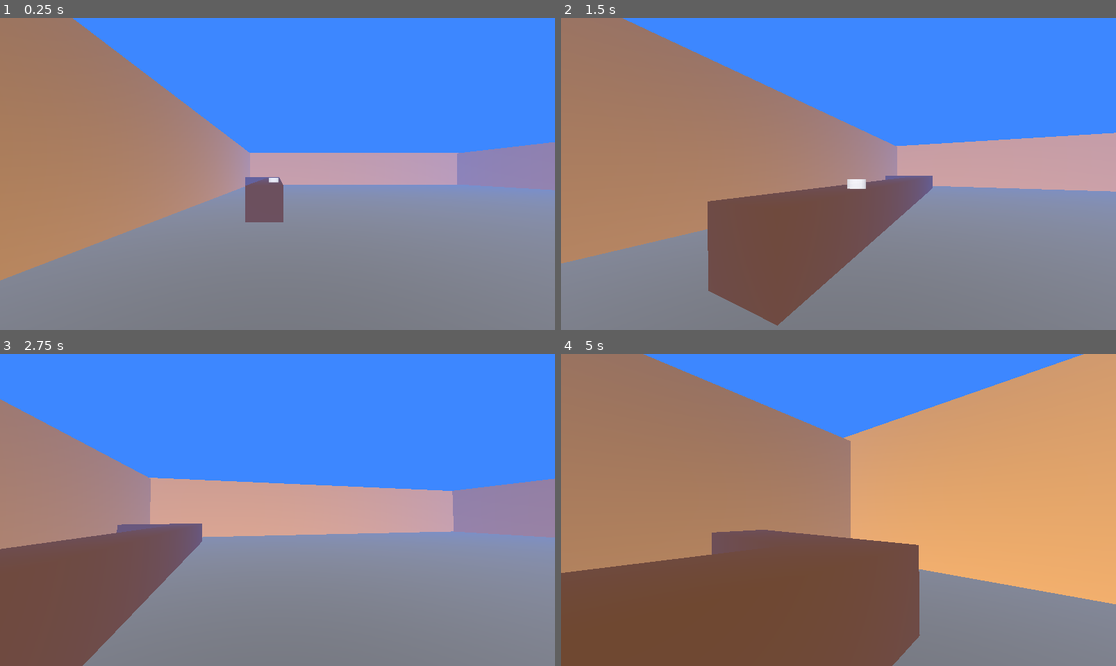
Above: before the commit, frames 1-4 (two rows, left to right).
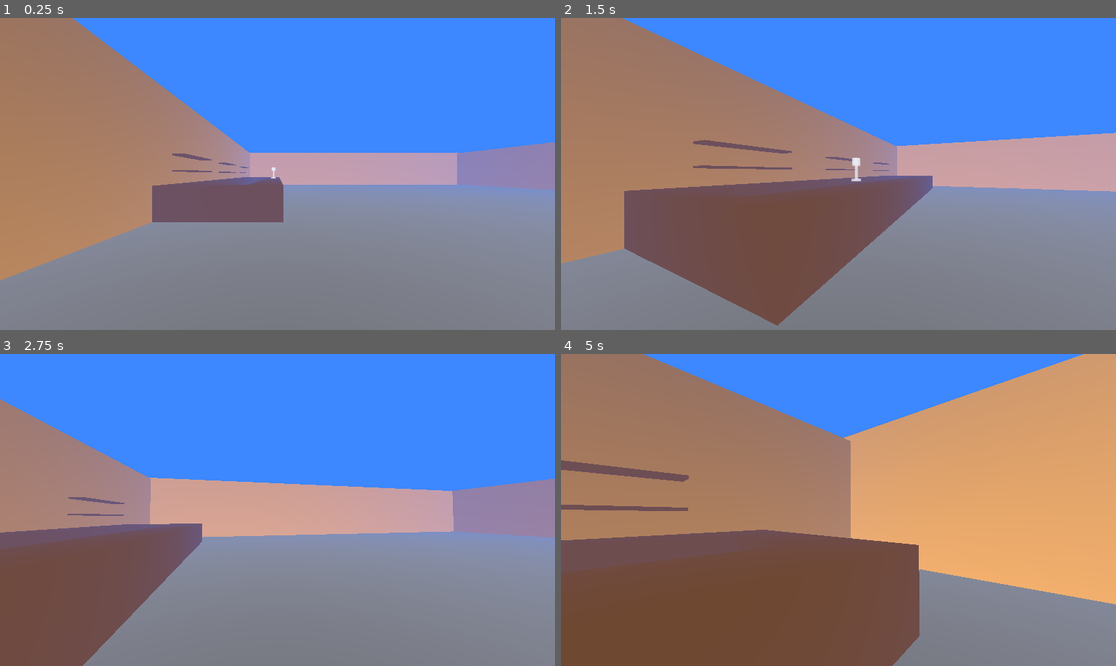
Above: after the commit, the same moments.

Repository: JoshuaThai/road-jam
Game: Godot game, scene res://Scenes/bar.tscn
Two runs of this game, one before a commit and one after it. Both use one fixed random seed, a clock stepped at 60 frames per second and the inputs below.
Inputs (mouse positions are in pixels of both pictures, inside the frame that each line leads up to):
- Up to frame 1 (0.25 s): no input
- Up to frame 2 (1.5 s): tap Enter at 0.5 s; move the mouse to (866, 174) at 0.52 s; hold W (move_up) from 0.53 s (still down); tap Space at 0.77 s; move the mouse to (810, 174) at 1.27 s
- Up to frame 3 (2.75 s): keep holding W (move_up); tap Space at 1.52 s; move the mouse to (288, 503) at 2.02 s
- Up to frame 4 (5 s): keep holding W (move_up); move the mouse to (832, 516) at 2.77 s; tap Space at 3.02, 3.77, 4.52 s; move the mouse to (877, 513) at 3.52 s; move the mouse to (794, 506) at 4.27 s

The runs differ from the first frame. In frame 1, 2.4% of the frame differs, in the area x 27-51%, y 43-66%; in frame 2, 5.5%, in the area x 11-60%, y 38-88%; in frame 3, 1.0%; in frame 4, 3.3%.

Commit message:
Worked on bar scene

Diff:
--- /dev/null
+++ b/BarObjects/table.tscn
@@ -0,0 +1,35 @@
+[gd_scene load_steps=2 format=3 uid="uid://c23xx8l0aiqk1"]
+
+[ext_resource type="Material" uid="uid://n4immdukcuia" path="res://Materials/dark_brown.tres" id="1_i2lry"]
+
+[node name="Table" type="Node3D"]
+
+[node name="CSGBox3D" type="CSGBox3D" parent="."]
+transform = Transform3D(1, 0, 0, 0, 1, 0, 0, 0, 0.5, -1.25, 0, 1)
+use_collision = true
+size = Vector3(0.25, 1, 0.5)
+material = ExtResource("1_i2lry")
+
+[node name="CSGBox3D4" type="CSGBox3D" parent="."]
+transform = Transform3D(1, 0, 0, 0, 1, 0, 0, 0, 0.5, 1.75, 0, 1)
+use_collision = true
+size = Vector3(0.25, 1, 0.5)
+material = ExtResource("1_i2lry")
+
+[node name="CSGBox3D5" type="CSGBox3D" parent="."]
+transform = Transform3D(1, 0, 0, 0, 0.19999999, 0, 0, 0, 0.5, 0.24645185, 0.5977603, -0.0014038086)
+use_collision = true
+size = Vector3(3.256836, 1, 4.505615)
+material = ExtResource("1_i2lry")
+
+[node name="CSGBox3D2" type="CSGBox3D" parent="."]
+transform = Transform3D(1, 0, 0, 0, 1, 0, 0, 0, 0.5, -1.25, 0, -1)
+use_collision = true
+size = Vector3(0.25, 1, 0.5)
+material = ExtResource("1_i2lry")
+
+[node name="CSGBox3D3" type="CSGBox3D" parent="."]
+transform = Transform3D(1, 0, 0, 0, 1, 0, 0, 0, 0.5, 1.75, 0, -1)
+use_collision = true
+size = Vector3(0.25, 1, 0.5)
+material = ExtResource("1_i2lry")
--- /dev/null
+++ b/Materials/brown.tres
@@ -0,0 +1,5 @@
+[gd_resource type="StandardMaterial3D" format=3 uid="uid://ch8tutp51k0nh"]
+
+[resource]
+shading_mode = 0
+albedo_color = Color(0.4388856, 0.27553523, 0.12544891, 1)
--- /dev/null
+++ b/Materials/dark_brown.tres
@@ -0,0 +1,4 @@
+[gd_resource type="StandardMaterial3D" format=3 uid="uid://n4immdukcuia"]
+
+[resource]
+albedo_color = Color(0.24874336, 0.14631027, 0.0403122, 1)
--- a/Scenes/bar.tscn
+++ b/Scenes/bar.tscn
@@ -2,6 +2,7 @@
 
 [ext_resource type="PackedScene" uid="uid://ck0pjiha20w3m" path="res://Scenes/player.tscn" id="1_vwav4"]
 [ext_resource type="PackedScene" uid="uid://br7f2wm5xqk81" path="res://BarObjects/WineGlass.glb" id="2_w5oem"]
+[ext_resource type="Material" uid="uid://ch8tutp51k0nh" path="res://Materials/brown.tres" id="3_ggknq"]
 
 [sub_resource type="StandardMaterial3D" id="StandardMaterial3D_vwav4"]
 albedo_color = Color(0, 0, 0, 1)
@@ -19,10 +20,6 @@
 
 [sub_resource type="BoxShape3D" id="BoxShape3D_vwav4"]
 size = Vector3(51, 15, 0.5)
-
-[sub_resource type="StandardMaterial3D" id="StandardMaterial3D_ggknq"]
-shading_mode = 0
-albedo_color = Color(0.4388856, 0.27553523, 0.12544891, 1)
 
 [sub_resource type="BoxShape3D" id="BoxShape3D_w5oem"]
 size = Vector3(2, 2, 30)
@@ -94,28 +91,82 @@
 shape = SubResource("BoxShape3D_vwav4")
 
 [node name="WineGlass" parent="." instance=ExtResource("2_w5oem")]
-transform = Transform3D(0.24, 0, 0, 0, 0.15999998, 0, 0, 0, 0.18816002, -18.531166, 1.5380883, 8.117648)
+transform = Transform3D(0.10080001, 0, 0, 0, 0.11199999, 0, 0, 0, 0.11289602, -18.531166, 2.5380883, 8.117648)
 
-[node name="Node3D" type="Node3D" parent="."]
+[node name="Bar" type="Node3D" parent="."]
 
-[node name="BarStand" type="StaticBody3D" parent="Node3D"]
+[node name="BarStand" type="StaticBody3D" parent="Bar"]
 transform = Transform3D(1, 0, 0, 0, 1, 0, 0, 0, 1, -18.917658, 0.9321182, -2.3671532)
 
-[node name="CSGBox3D" type="CSGBox3D" parent="Node3D/BarStand"]
+[node name="CSGBox3D" type="CSGBox3D" parent="Bar/BarStand"]
 size = Vector3(2, 2, 30)
-material = SubResource("StandardMaterial3D_ggknq")
+material = ExtResource("3_ggknq")
 
-[node name="CollisionShape3D" type="CollisionShape3D" parent="Node3D/BarStand"]
+[node name="CollisionShape3D" type="CollisionShape3D" parent="Bar/BarStand"]
 shape = SubResource("BoxShape3D_w5oem")
+debug_fill = false
 
-[node name="BarStand2" type="StaticBody3D" parent="Node3D"]
+[node name="BarStand4" type="StaticBody3D" parent="Bar"]
+transform = Transform3D(1, 0, 0, 0, 1, 0, 0, 0, 1, -23.817657, 0.9321182, -2.3671532)
+
+[node name="CSGBox3D" type="CSGBox3D" parent="Bar/BarStand4"]
+size = Vector3(2, 2, 30)
+material = ExtResource("3_ggknq")
+
+[node name="CollisionShape3D" type="CollisionShape3D" parent="Bar/BarStand4"]
+shape = SubResource("BoxShape3D_w5oem")
+debug_fill = false
+
+[node name="BarStand2" type="StaticBody3D" parent="Bar"]
 transform = Transform3D(-4.371139e-08, 0, 1, 0, 1, 0, -1, 0, -4.371139e-08, -20.31766, 0.9321182, -18.384724)
 
-[node name="CSGBox3D" type="CSGBox3D" parent="Node3D/BarStand2"]
+[node name="CSGBox3D" type="CSGBox3D" parent="Bar/BarStand2"]
 transform = Transform3D(1, 0, 0, 0, 1, 0, 0, 0, 1, 0, 0, -1.1000023)
 size = Vector3(2, 2, 7)
-material = SubResource("StandardMaterial3D_ggknq")
+material = ExtResource("3_ggknq")
 
-[node name="CollisionShape3D" type="CollisionShape3D" parent="Node3D/BarStand2"]
+[node name="CollisionShape3D" type="CollisionShape3D" parent="Bar/BarStand2"]
 transform = Transform3D(1, 0, 0, 0, 1, 0, 0, 0, 1, 0, 0, -1.1000004)
 shape = SubResource("BoxShape3D_xgyi3")
+
+[node name="BarStand3" type="CSGBox3D" parent="Bar"]
+transform = Transform3D(1, 0, 0, 0, 1, 0, 0, 0, 1, -22.297867, 0.9897522, 12.113672)
+use_collision = true
+size = Vector3(4.9, 1.8698609, 1.0273438)
+material = ExtResource("3_ggknq")
+
+[node name="CSGBox3D" type="CSGBox3D" parent="Bar"]
+transform = Transform3D(1, 0, 0, 0, 1, 0, 0, 0, 1, -24.349998, 2.75, -2)
+use_collision = true
+size = Vector3(0.90000004, 0.1, 5)
+material = ExtResource("3_ggknq")
+
+[node name="CSGBox3D2" type="CSGBox3D" parent="Bar"]
+transform = Transform3D(1, 0, 0, 0, 1, 0, 0, 0, 1, -24.349998, 3.75, -2)
+use_collision = true
+size = Vector3(0.90000004, 0.1, 5)
+material = ExtResource("3_ggknq")
+
+[node name="CSGBox3D5" type="CSGBox3D" parent="Bar"]
+transform = Transform3D(1, 0, 0, 0, 1, 0, 0, 0, 1, -24.349998, 2.75, -14)
+use_collision = true
+size = Vector3(0.90000004, 0.1, 5)
+material = ExtResource("3_ggknq")
+
+[node name="CSGBox3D6" type="CSGBox3D" parent="Bar"]
+transform = Transform3D(1, 0, 0, 0, 1, 0, 0, 0, 1, -24.349998, 3.75, -14)
+use_collision = true
+size = Vector3(0.90000004, 0.1, 5)
+material = ExtResource("3_ggknq")
+
+[node name="CSGBox3D3" type="CSGBox3D" parent="Bar"]
+transform = Transform3D(1, 0, 0, 0, 1, 0, 0, 0, 1, -24.349998, 3.75, 8.1)
+use_collision = true
+size = Vector3(0.90000004, 0.1, 5)
+material = ExtResource("3_ggknq")
+
+[node name="CSGBox3D4" type="CSGBox3D" parent="Bar"]
+transform = Transform3D(1, 0, 0, 0, 1, 0, 0, 0, 1, -24.349998, 2.75, 8.1)
+use_collision = true
+size = Vector3(0.90000004, 0.1, 5)
+material = ExtResource("3_ggknq")
